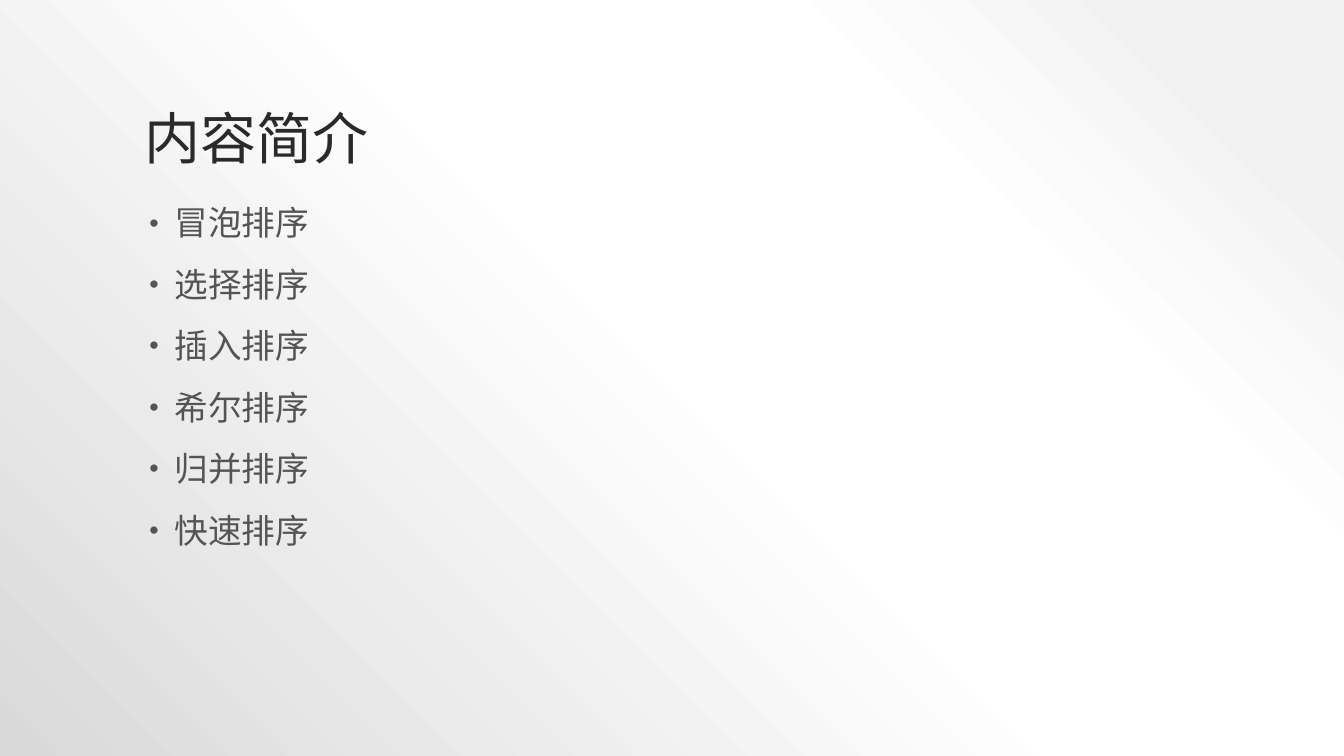
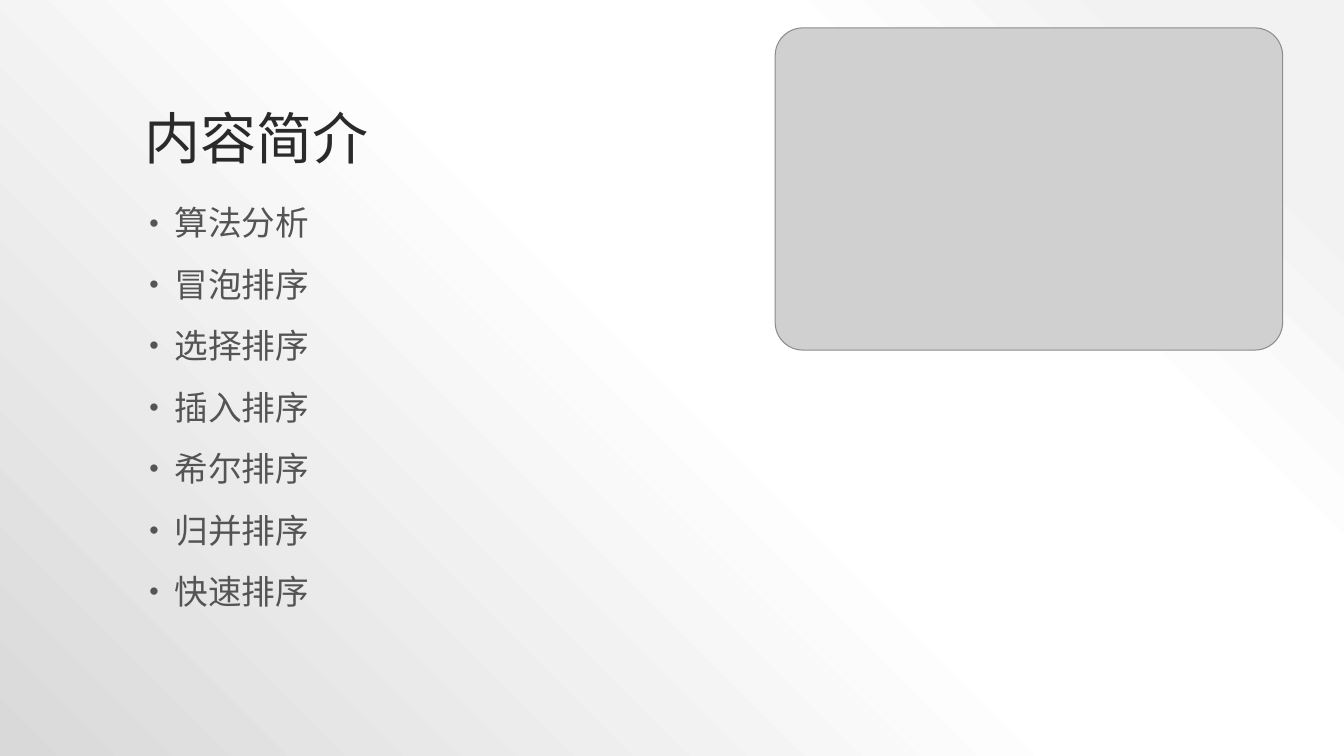
Before and after one commit to ZSI2017/Algorithms, a slide deck: slide 2 of 算法简介.pptx. Drawn at 1344x756 pixels with LibreOffice and Linux fonts; fonts in the diff are those of the drawing; grey boxes stand for pictures. Boxes give left, top, right and bottom in pixels: in the first picture for what was removed or moved away, otherwise in the second. Text is boxed around its words. In the diff, an @@ line names an element or a change of style, - is before the commit and + after.

```diff
--- a/算法简介.pptx
+++ b/算法简介.pptx
@@ picture added at [775, 28, 1282, 351] @@
@@ text at [175, 206, 309, 238]: paragraph added @@
+• 算法分析
```
Also in this commit, not shown: 7 other slides changed, 1 slide added, 3 other files.
